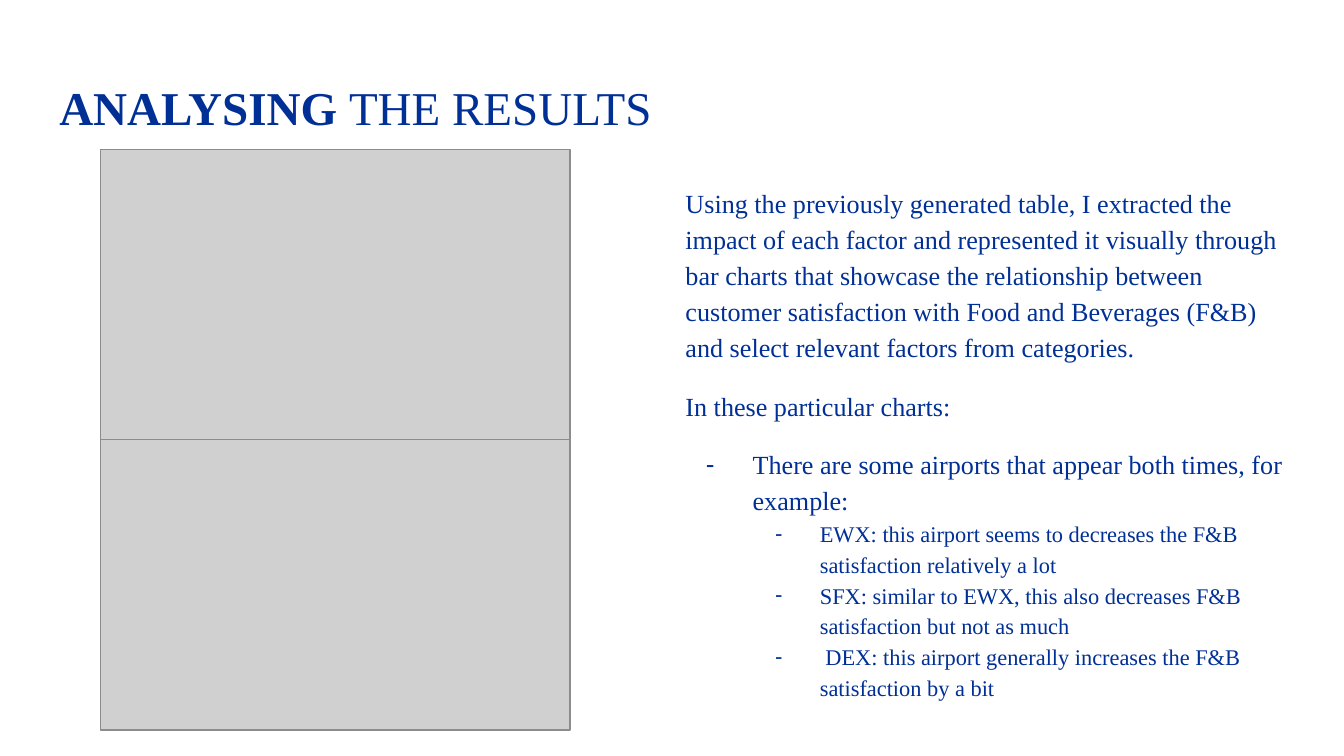
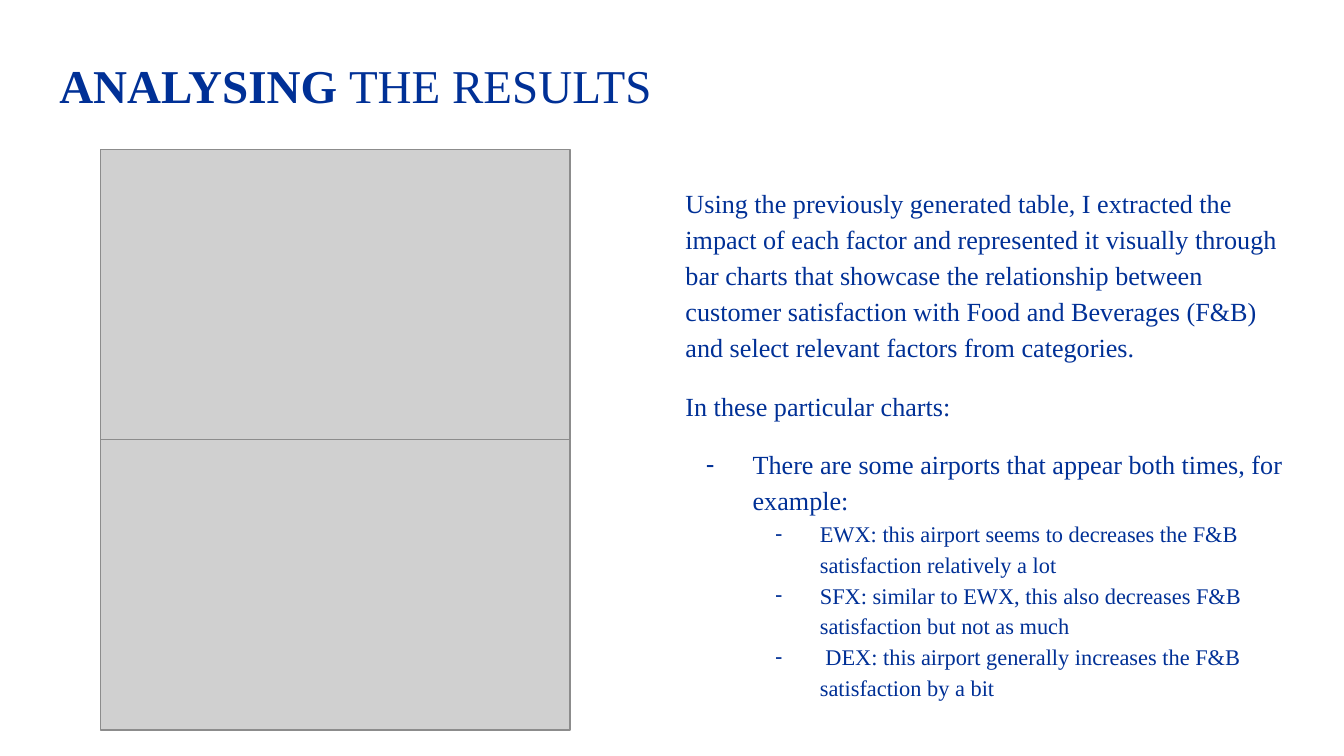
Before and after one commit to Gaurav7877/SkyHack_Hackathon, a slide deck: slide 8 of UA_Skyhack/2K20_MC_49_SkyHackPresentation.pptx. Drawn at 1344x756 pixels with LibreOffice and Linux fonts; fonts in the diff are those of the drawing; grey boxes stand for pictures. Boxes give left, top, right and bottom in pixels: in the first picture for what was removed or moved away, otherwise in the second. Text is boxed around its words. In the diff, an @@ line names an element or a change of style, - is before the commit and + after.

```diff
--- a/UA_Skyhack/2K20_MC_49_SkyHackPresentation.pptx
+++ b/UA_Skyhack/2K20_MC_49_SkyHackPresentation.pptx
@@ title "ANALYSING THE RESULTS": place and size @@
-title "ANALYSING THE RESULTS" at (59,94,651,126)
+title "ANALYSING THE RESULTS" at (59,72,651,104)
```
Also in this commit, not shown: 7 other slides changed, 1 slide added, 1 slide removed, 2 other files.
